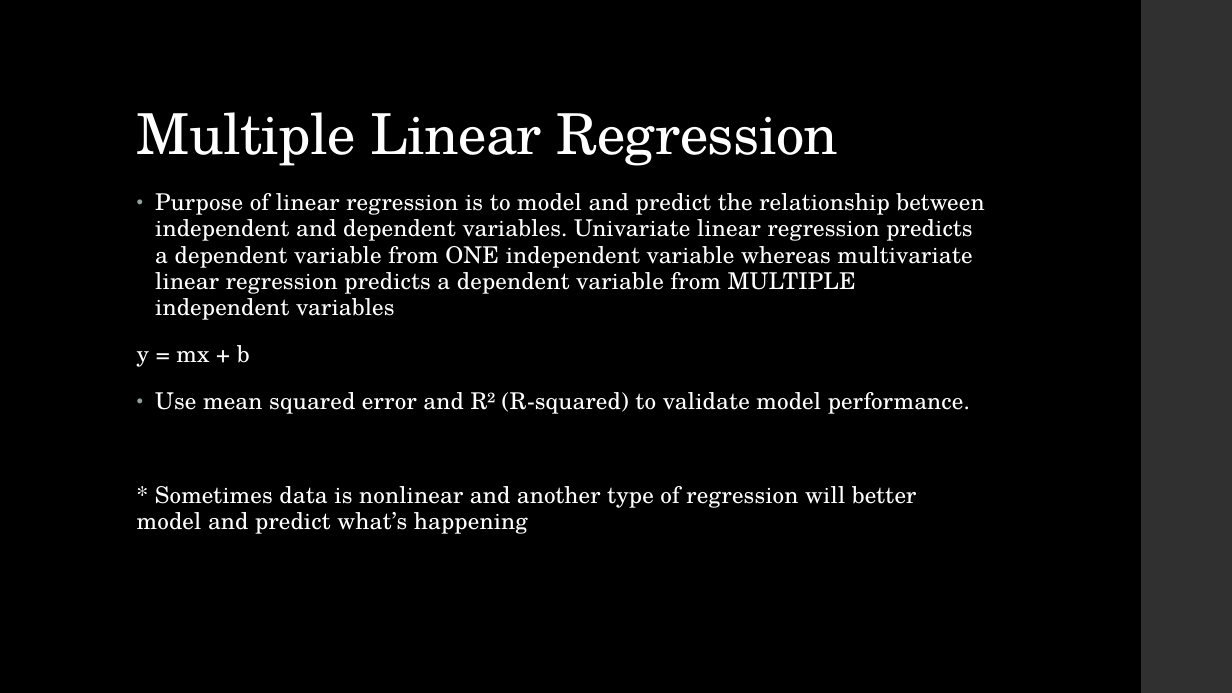
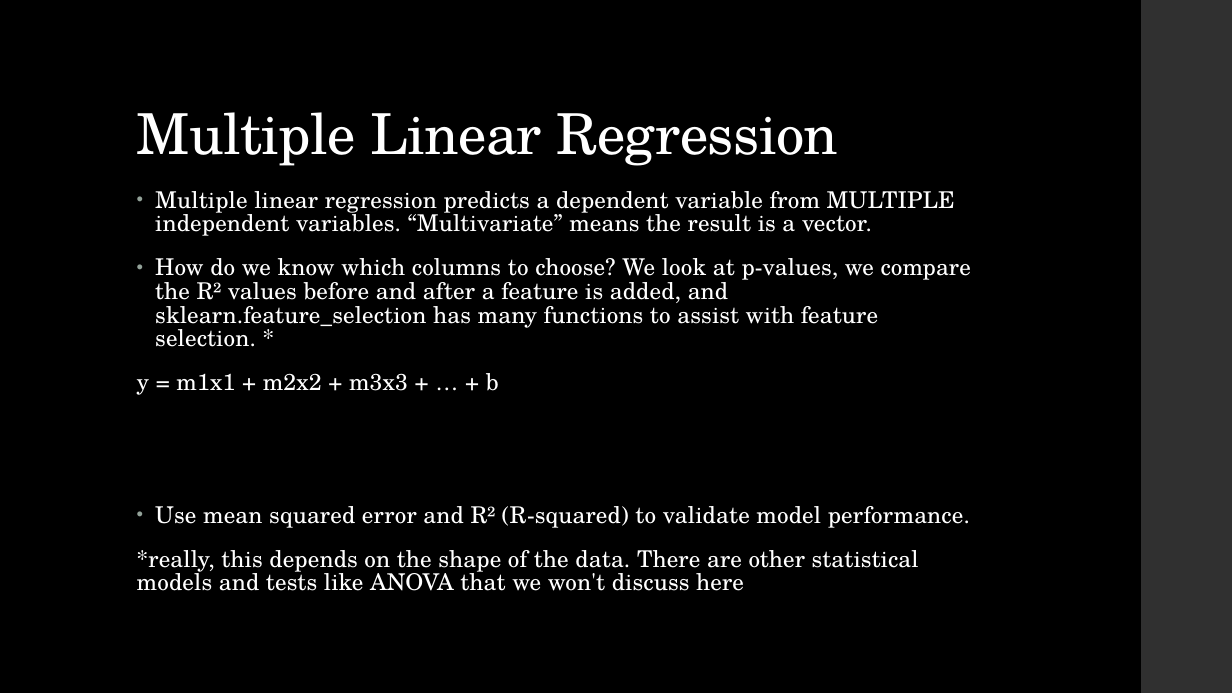
Before and after one commit to LaunchCoderGirlSTL/Data-Science-Assignments, a slide deck: slide 5 of course_material/week_14/week_14_presentation.pptx. Drawn at 1232x693 pixels with LibreOffice and Linux fonts; fonts in the diff are those of the drawing. Boxes give left, top, right and bottom in pixels: in the first picture for what was removed or moved away, otherwise in the second. Text is boxed around its words. In the diff, an @@ line names an element or a change of style, - is before the commit and + after.

```diff
--- a/course_material/week_14/week_14_presentation.pptx
+++ b/course_material/week_14/week_14_presentation.pptx
@@ text at (x1=137, y1=191, x2=971, y2=395): text changed @@
-• Purpose of linear regression is to model and predict the relationship between independent and dependent variables. Univariate linear regression predicts a dependent variable from ONE independent variable whereas multivariate linear regression predicts a dependent variable from MULTIPLE independent variables
-y = mx + b
+• Multiple linear regression predicts a dependent variable from MULTIPLE independent variables. “Multivariate” means the result is a vector.
+• How do we know which columns to choose? We look at p-values, we compare the R² values before and after a feature is added, and sklearn.feature_selection has many functions to assist with feature selection. *
+y = m1x1 + m2x2 + m3x3 + … + b
@@ text at (x1=155, y1=506, x2=970, y2=528): line spacing 0.95 to 0.85 @@
@@ text at (x1=137, y1=550, x2=919, y2=591): text changed @@
-* Sometimes data is nonlinear and another type of regression will better model and predict what’s happening
+*really, this depends on the shape of the data. There are other statistical models and tests like ANOVA that we won't discuss here
```
Also in this commit, not shown: 1 other slide changed, 2 slides added, 1 slide removed, 4 other files.
